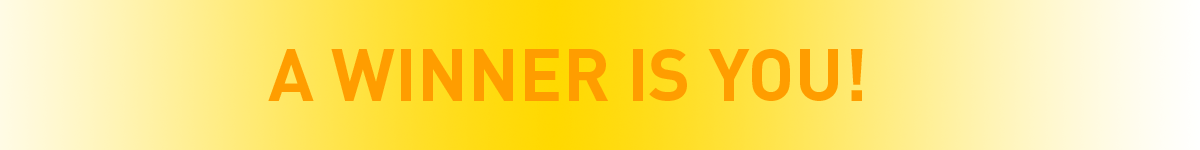
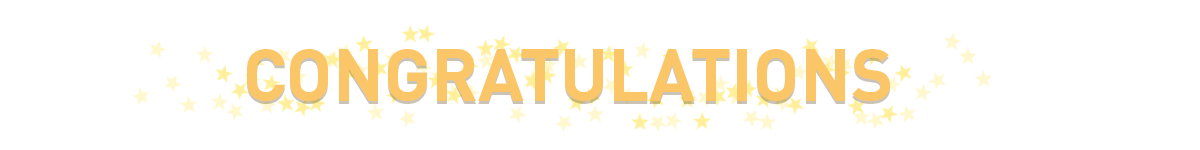
Comparing the layer stacks of the two 1200 x 150 images. Changes:
renamed "A WINNER IS YOU!" to "CONGRATULATIONS", painted on it over [247, 49, 890, 101]
removed layer "Layer 1" over [0, 0, 1196, 150]
added layer "Color Fill 1" above "Group 1" over [0, 0, 1196, 150]
added group "Group 1" (50%) with 2 layers above "Background" over [131, 24, 992, 133]
added layer "Layer 3" (50%) in group "Group 1" over [131, 32, 992, 133]
added layer "Layer 2" in group "Group 1" over [214, 24, 913, 131]
